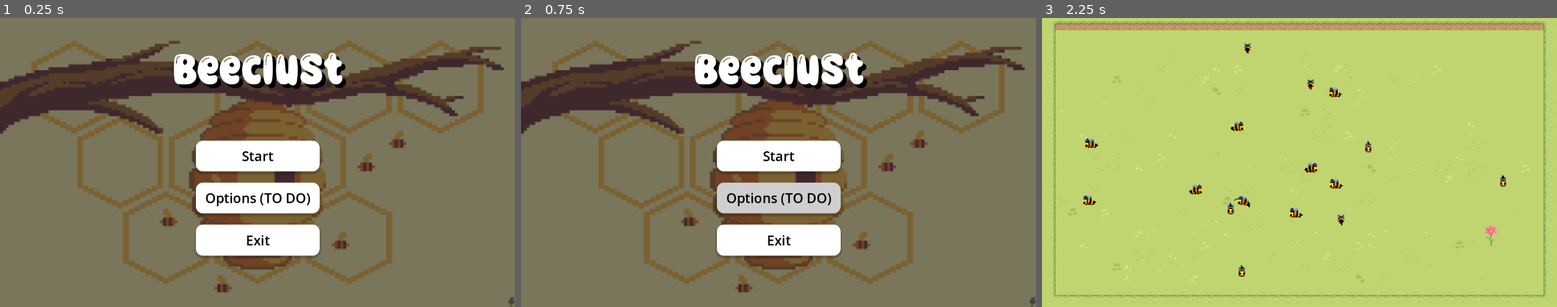
Above: before the commit, frames 1-3 (left to right).
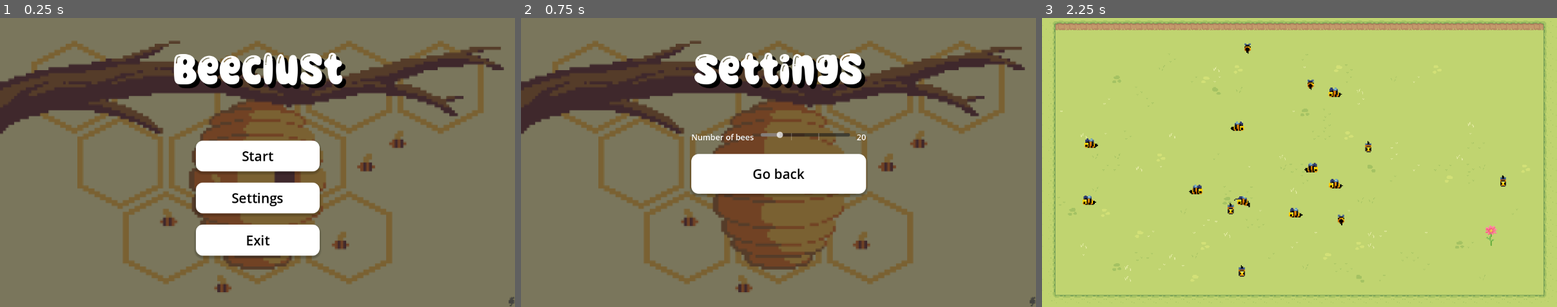
Above: after the commit, the same moments.

Repository: Kuuro-neko/Beeclust
Game: Godot game, scene res://scenes/main_menu.tscn
Two runs of this game, one before a commit and one after it. Both use one fixed random seed, a clock stepped at 60 frames per second and the inputs below.
Inputs (mouse positions are in pixels of both pictures, inside the frame that each line leads up to):
- Up to frame 1 (0.25 s): no input
- Up to frame 2 (0.75 s): click "Options (TO DO)" (after the commit: "Settings") at 0.5 s
- Up to frame 3 (2.25 s): click (1299, 174) at 1.25 s, where only the run after the commit has a clickable "Go back"; click "Start" at 2 s

The runs differ from the first frame. In frame 1, 0.4% of the frame differs, in the area x 39-61%, y 60-66%; in frame 2, 11%, in the area x 33-68%, y 12-83%; in frame 3, nothing differs.

Commit message:
add number of bee settings ui

Diff:
--- a/scenes/main_menu.tscn
+++ b/scenes/main_menu.tscn
@@ -99,7 +99,7 @@
 theme_override_styles/hover = SubResource("StyleBoxFlat_50bc1")
 theme_override_styles/pressed = SubResource("StyleBoxFlat_q71qd")
 theme_override_styles/normal = SubResource("StyleBoxFlat_pumxn")
-text = "Options (TO DO)"
+text = "Settings"
 
 [node name="Quit" type="Button" parent="VBoxContainer"]
 layout_mode = 2
--- /dev/null
+++ b/scenes/options_menu.tscn
@@ -0,0 +1,141 @@
+[gd_scene load_steps=10 format=3 uid="uid://b0v6vgdsrbpgp"]
+
+[ext_resource type="Script" path="res://scripts/options_menu.gd" id="1_5r6tp"]
+[ext_resource type="Texture2D" uid="uid://dearlo8ovokty" path="res://assets/beehive.png" id="1_byc00"]
+[ext_resource type="FontFile" uid="uid://c6px3veqj85lg" path="res://assets/Daily Bubble.ttf" id="2_1nk82"]
+[ext_resource type="Script" path="res://scripts/n_bees_value.gd" id="3_0y2lw"]
+
+[sub_resource type="StyleBoxTexture" id="StyleBoxTexture_gqxyd"]
+texture = ExtResource("1_byc00")
+modulate_color = Color(0.47788, 0.47788, 0.47788, 1)
+
+[sub_resource type="StyleBoxEmpty" id="StyleBoxEmpty_nsbhf"]
+
+[sub_resource type="StyleBoxFlat" id="StyleBoxFlat_piode"]
+bg_color = Color(0.813258, 0.813258, 0.813258, 1)
+corner_radius_top_left = 16
+corner_radius_top_right = 16
+corner_radius_bottom_right = 16
+corner_radius_bottom_left = 16
+shadow_color = Color(0, 0, 0, 0.211765)
+shadow_size = 5
+shadow_offset = Vector2(0, 3.5)
+
+[sub_resource type="StyleBoxFlat" id="StyleBoxFlat_leqwb"]
+bg_color = Color(0.65834, 0.65834, 0.65834, 1)
+corner_radius_top_left = 16
+corner_radius_top_right = 16
+corner_radius_bottom_right = 16
+corner_radius_bottom_left = 16
+shadow_color = Color(0, 0, 0, 0.211765)
+shadow_size = 5
+shadow_offset = Vector2(0, 3.5)
+
+[sub_resource type="StyleBoxFlat" id="StyleBoxFlat_1poca"]
+bg_color = Color(1, 1, 1, 1)
+corner_radius_top_left = 16
+corner_radius_top_right = 16
+corner_radius_bottom_right = 16
+corner_radius_bottom_left = 16
+shadow_color = Color(0, 0, 0, 0.211765)
+shadow_size = 5
+shadow_offset = Vector2(0, 3.5)
+
+[node name="OptionsMenu" type="Control"]
+layout_mode = 3
+anchors_preset = 15
+anchor_right = 1.0
+anchor_bottom = 1.0
+grow_horizontal = 2
+grow_vertical = 2
+script = ExtResource("1_5r6tp")
+
+[node name="Panel" type="Panel" parent="."]
+layout_mode = 1
+anchors_preset = 15
+anchor_right = 1.0
+anchor_bottom = 1.0
+grow_horizontal = 2
+grow_vertical = 2
+theme_override_styles/panel = SubResource("StyleBoxTexture_gqxyd")
+
+[node name="VBoxContainer" type="VBoxContainer" parent="."]
+layout_mode = 1
+anchors_preset = 8
+anchor_left = 0.5
+anchor_top = 0.5
+anchor_right = 0.5
+anchor_bottom = 0.5
+offset_left = -195.5
+offset_top = -70.0
+offset_right = 195.5
+offset_bottom = 70.0
+grow_horizontal = 2
+grow_vertical = 2
+theme_override_constants/separation = 25
+
+[node name="HBoxContainer" type="HBoxContainer" parent="VBoxContainer"]
+layout_mode = 2
+theme_override_constants/separation = 15
+
+[node name="NBees" type="Label" parent="VBoxContainer/HBoxContainer"]
+layout_mode = 2
+theme_override_font_sizes/font_size = 18
+text = "Number of bees"
+
+[node name="NBeesSlider" type="HSlider" parent="VBoxContainer/HBoxContainer"]
+layout_direction = 2
+layout_mode = 2
+size_flags_horizontal = 3
+min_value = 1.0
+value = 20.0
+tick_count = 4
+
+[node name="NBeesValue" type="Label" parent="VBoxContainer/HBoxContainer" node_paths=PackedStringArray("nBeesSlider")]
+clip_contents = true
+layout_mode = 2
+theme_override_font_sizes/font_size = 18
+text = "20"
+visible_characters = -2
+visible_ratio = -1.0
+script = ExtResource("3_0y2lw")
+nBeesSlider = NodePath("../NBeesSlider")
+
+[node name="Return" type="Button" parent="VBoxContainer"]
+layout_mode = 2
+size_flags_vertical = 3
+theme_override_colors/font_hover_color = Color(0, 0, 0, 1)
+theme_override_colors/font_pressed_color = Color(0, 0, 0, 1)
+theme_override_colors/font_focus_color = Color(0, 0, 0, 1)
+theme_override_colors/font_color = Color(0, 0, 0, 1)
+theme_override_font_sizes/font_size = 30
+theme_override_styles/focus = SubResource("StyleBoxEmpty_nsbhf")
+theme_override_styles/hover = SubResource("StyleBoxFlat_piode")
+theme_override_styles/pressed = SubResource("StyleBoxFlat_leqwb")
+theme_override_styles/normal = SubResource("StyleBoxFlat_1poca")
+text = "Go back"
+
+[node name="Label" type="Label" parent="."]
+layout_mode = 1
+anchors_preset = 8
+anchor_left = 0.5
+anchor_top = 0.5
+anchor_right = 0.5
+anchor_bottom = 0.5
+offset_left = -194.0
+offset_top = -275.0
+offset_right = 194.0
+offset_bottom = -143.0
+grow_horizontal = 2
+grow_vertical = 2
+theme_override_colors/font_shadow_color = Color(0, 0, 0, 1)
+theme_override_constants/shadow_offset_x = 8
+theme_override_constants/shadow_offset_y = 8
+theme_override_fonts/font = ExtResource("2_1nk82")
+theme_override_font_sizes/font_size = 90
+text = "Settings"
+horizontal_alignment = 1
+vertical_alignment = 1
+
+[connection signal="value_changed" from="VBoxContainer/HBoxContainer/NBeesSlider" to="VBoxContainer/HBoxContainer/NBeesValue" method="_on_n_bees_slider_value_changed"]
+[connection signal="pressed" from="VBoxContainer/Return" to="." method="_on_return_pressed"]
--- a/scripts/heatmap.gd
+++ b/scripts/heatmap.gd
@@ -44,6 +44,8 @@
 	if not heatmap_enabled:
 		return
 
+	get_tree().paused = true
+
 	var heatmap_grid = Array()
 	for i in range(world_width):
 		var column = Array()
@@ -82,3 +84,5 @@
 				var color = Color(0.0, 0.0, 1-intensity)
 				heatmap_image.set_pixel(x, y, color)
 	heatmap_texture.update(heatmap_image)
+
+	get_tree().paused = false
--- a/scripts/main_menu.gd
+++ b/scripts/main_menu.gd
@@ -16,7 +16,7 @@
 
 
 func _on_options_pressed() -> void:
-	pass # Replace with function body.
+	get_tree().change_scene_to_file("res://scenes/options_menu.tscn")
 
 
 func _on_exit_pressed() -> void:
--- /dev/null
+++ b/scripts/n_bees_value.gd
@@ -0,0 +1,6 @@
+extends Label
+
+@export var nBeesSlider: Slider
+
+func _on_n_bees_slider_value_changed(value: float) -> void:
+	self.text = str(value)
--- /dev/null
+++ b/scripts/options_menu.gd
@@ -0,0 +1,5 @@
+extends Control
+
+
+func _on_return_pressed() -> void:
+	get_tree().change_scene_to_file("res://scenes/main_menu.tscn")
